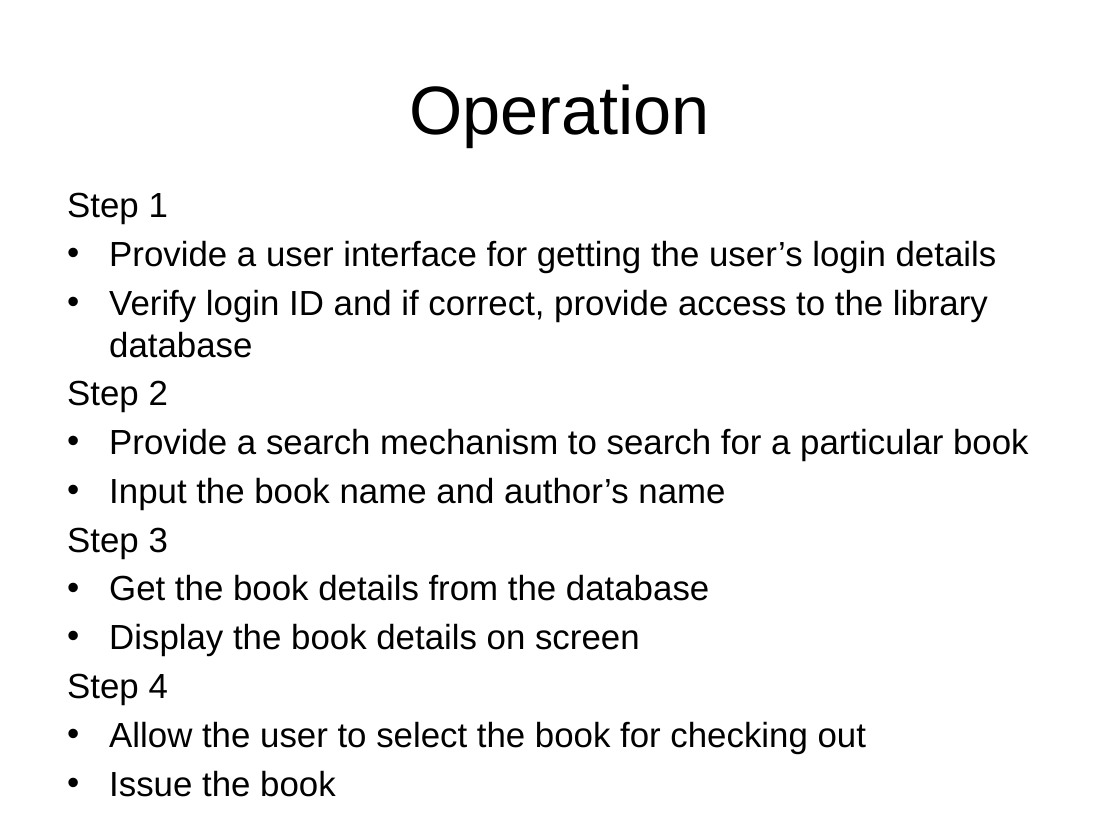
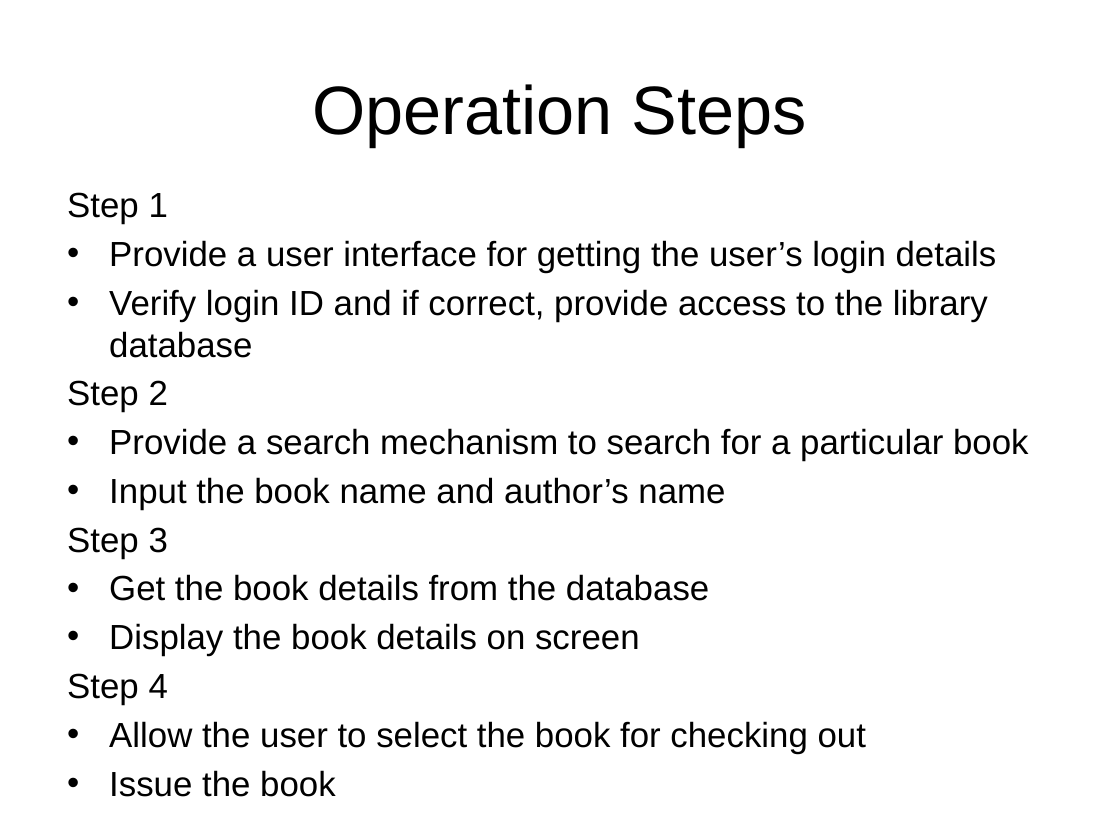
Before and after one commit to octaviordz/zjnu2017.github.io, a slide deck: slide 8 of OOAD/lectures/110--Revision.pptx (slide 7 before the commit). Drawn at 1120x840 pixels with LibreOffice and Linux fonts; fonts in the diff are those of the drawing. Boxes give left, top, right and bottom in pixels: in the first picture for what was removed or moved away, otherwise in the second. Text is boxed around its words. In the diff, an @@ line names an element or a change of style, - is before the commit and + after.

Commit message:
Updates

```diff
--- a/OOAD/lectures/110--Revision.pptx
+++ b/OOAD/lectures/110--Revision.pptx
@@ title at [312, 84, 807, 147]: text changed @@
-Operation
+Operation Steps
```
Also in this commit, not shown: 3 slides added, 1 slide removed.
